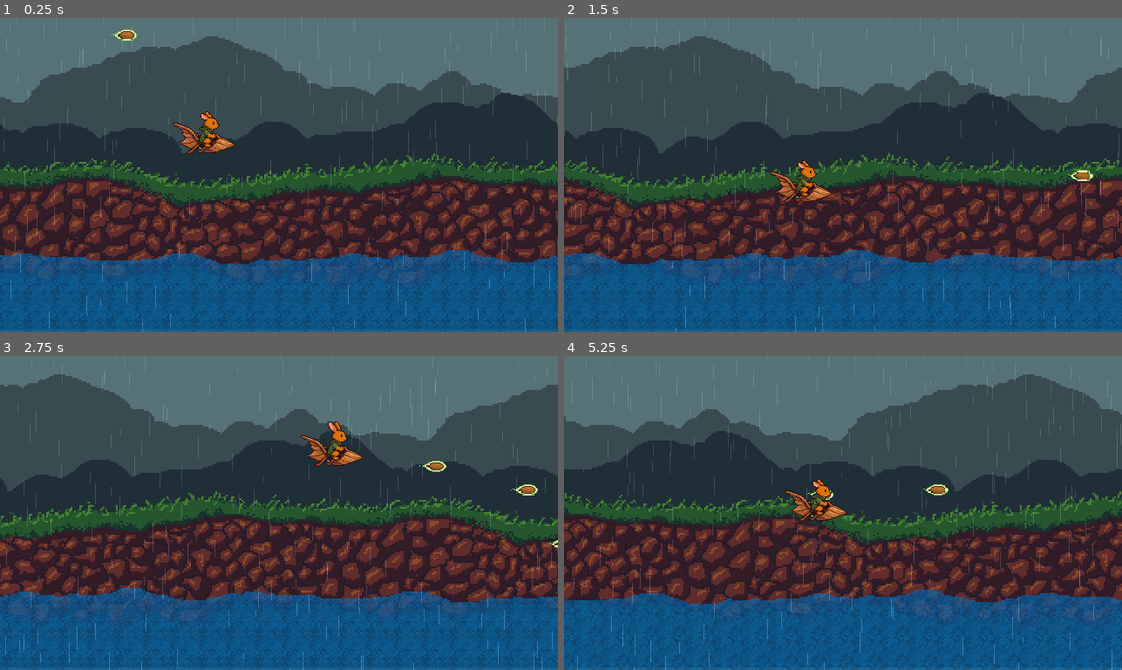
Above: before the commit, frames 1-4 (two rows, left to right).
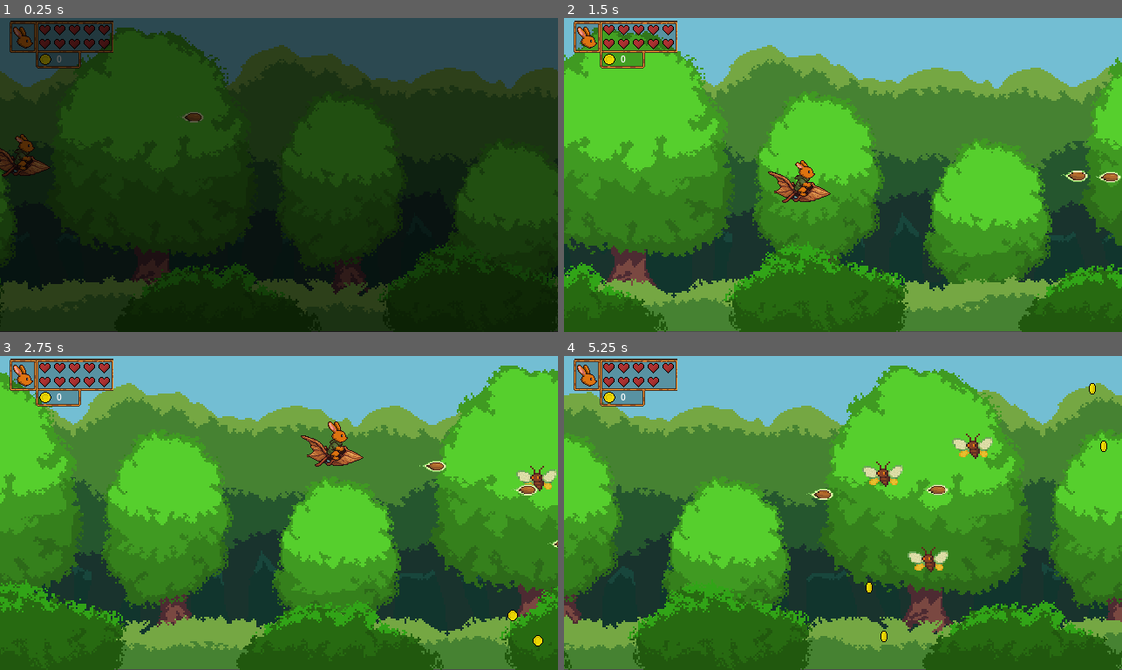
Above: after the commit, the same moments.

Repository: xrysen/skyburrower
Game: Godot game, scene res://Levels/Level 1/level1-2.tscn
Two runs of this game, one before a commit and one after it. Both use one fixed random seed, a clock stepped at 60 frames per second and the inputs below. Before the commit the project starts from res://Levels/Level 2/lvl2.tscn.
Inputs (mouse positions are in pixels of both pictures, inside the frame that each line leads up to):
- Up to frame 1 (0.25 s): no input
- Up to frame 2 (1.5 s): move the mouse to (965, 159) at 0.52 s; move the mouse to (731, 190) at 1.27 s
- Up to frame 3 (2.75 s): move the mouse to (334, 443) at 2.02 s
- Up to frame 4 (5.25 s): move the mouse to (815, 575) at 2.77 s; move the mouse to (1010, 560) at 3.52 s; move the mouse to (675, 465) at 4.27 s; move the mouse to (870, 513) at 5.02 s

The runs differ from the first frame. In frame 1, 99% of the frame differs, in the area x 0-100%, y 0-100%; in frame 2, 98%; in frame 3, 97%; in frame 4, 98%.

Commit message:
Adds levels, LevelManager, coin spawning based on luck

Diff:
--- /dev/null
+++ b/Effects/Fade.gd
@@ -0,0 +1,15 @@
+extends CanvasLayer
+
+@onready var fade_rect: ColorRect = $FadeRect
+
+func fade_in(duration: float = 1.0) -> void:
+	fade_rect.modulate.a = 1.0
+	var tween = get_tree().create_tween()
+	tween.tween_property(fade_rect, "modulate:a", 0.0, duration).set_trans(Tween.TRANS_SINE).set_ease(Tween.EASE_OUT)
+	await tween.finished
+
+func fade_out(duration: float = 1.0) -> void:
+	fade_rect.modulate.a = 0.0
+	var tween = get_tree().create_tween()
+	tween.tween_property(fade_rect, "modulate:a",1.0,duration).set_trans(Tween.TRANS_SINE).set_ease(Tween.EASE_IN)
+	await tween.finished
--- /dev/null
+++ b/Effects/fade.tscn
@@ -0,0 +1,17 @@
+[gd_scene load_steps=2 format=3 uid="uid://cy6nd1on2j8u3"]
+
+[ext_resource type="Script" uid="uid://kd7onpfvvuti" path="res://Effects/Fade.gd" id="1_udcu3"]
+
+[node name="Fade" type="CanvasLayer"]
+script = ExtResource("1_udcu3")
+
+[node name="FadeRect" type="ColorRect" parent="."]
+modulate = Color(1, 1, 1, 0)
+anchors_preset = 15
+anchor_right = 1.0
+anchor_bottom = 1.0
+offset_right = 640.0
+offset_bottom = 480.0
+grow_horizontal = 2
+grow_vertical = 2
+color = Color(0, 0, 0, 1)
--- a/Enemies/WaveSpawner.gd
+++ b/Enemies/WaveSpawner.gd
@@ -3,7 +3,8 @@
 @export var enemy_scene: PackedScene
 @export var on_death: PackedScene
 @export var coin_scene: PackedScene
-@export var enemies_per_wave: int = 5
+@export var min_enemies_per_wave: int = 1
+@export var max_enemies_per_wave: int = 5
 @export var time_between_spawns: float = 0.5
 @export var time_between_waves: float = 3.0
 @export var enemy_speed: float = 100.0
@@ -20,14 +21,15 @@
 func start_wave():
 	enemies_spawned = 0
 	current_wave +=1
-	spawn_enemies()
+	var enemies_this_wave = randi_range(min_enemies_per_wave, max_enemies_per_wave)
+	spawn_enemies(enemies_this_wave)
 
-func spawn_enemies():
-	if enemies_spawned < enemies_per_wave and current_wave <= max_waves:
+func spawn_enemies(enemies_this_wave: int):
+	if enemies_spawned < enemies_this_wave and current_wave <= max_waves:
 		spawn_enemy()
 		enemies_spawned += 1
 		await get_tree().create_timer(time_between_spawns).timeout
-		spawn_enemies()
+		spawn_enemies(enemies_this_wave)
 	else:
 		await get_tree().create_timer(time_between_waves).timeout
 		start_wave()
--- a/Global/Global.gd
+++ b/Global/Global.gd
@@ -6,6 +6,7 @@
 var max_health: int = 10
 var current_health: int = 10
 var magnet: float = 100.0
+var luck: int = 1
 
 signal coins_changed
 
--- /dev/null
+++ b/Levels/Level 1/level1-1.tscn
@@ -0,0 +1,71 @@
+[gd_scene load_steps=13 format=3 uid="uid://bjj0h3f0yd6xf"]
+
+[ext_resource type="PackedScene" uid="uid://c5rnf6hl14e7x" path="res://UI/ui.tscn" id="1_lpd3d"]
+[ext_resource type="Texture2D" uid="uid://bgnp0wq68m23m" path="res://Levels/Level 1/lvl1-1.png" id="1_rmpoc"]
+[ext_resource type="PackedScene" uid="uid://tueqctsn3mb" path="res://UI/Heart.tscn" id="2_1fkka"]
+[ext_resource type="Texture2D" uid="uid://du7dmqlwxkb6h" path="res://Levels/Level 1/lvl1-2.png" id="2_8m5c3"]
+[ext_resource type="Texture2D" uid="uid://btpcrwkg7o7wm" path="res://Levels/Level 1/lvl1-3.png" id="3_2s83g"]
+[ext_resource type="PackedScene" uid="uid://gq0sfv5pwpai" path="res://Meadow/meadow.tscn" id="4_43edm"]
+[ext_resource type="Script" uid="uid://1mfsxs6jl70f" path="res://Meadow/meadow.gd" id="5_6yn58"]
+[ext_resource type="PackedScene" uid="uid://bosdoytjikblh" path="res://Bullets/Seedshot/seedShot.tscn" id="6_lpd3d"]
+[ext_resource type="Texture2D" uid="uid://bdsw158ua1neg" path="res://Levels/Level 1/lvl1-4.png" id="7_1fkka"]
+[ext_resource type="PackedScene" uid="uid://bmkr0jvmfqa08" path="res://Enemies/WaveSpawner..tscn" id="8_43edm"]
+[ext_resource type="PackedScene" uid="uid://bot5qbpna53tr" path="res://Enemies/Flutternat/flutternat.tscn" id="9_6yn58"]
+[ext_resource type="PackedScene" uid="uid://bnpdixt7651ov" path="res://Items/Coins/SmallCoin/SmallCoin.tscn" id="10_lpd3d"]
+
+[node name="Level1-1" type="Node2D"]
+
+[node name="Ui" parent="." instance=ExtResource("1_lpd3d")]
+heart_scene = ExtResource("2_1fkka")
+player_path = NodePath("../Meadow")
+
+[node name="Parallax2D" type="Parallax2D" parent="."]
+scroll_offset = Vector2(-512, -27)
+repeat_size = Vector2(640, 0)
+autoscroll = Vector2(-70, 0)
+repeat_times = 100
+
+[node name="Sprite2D" type="Sprite2D" parent="Parallax2D"]
+position = Vector2(310, 206)
+texture = ExtResource("1_rmpoc")
+
+[node name="Parallax2D2" type="Parallax2D" parent="."]
+scroll_offset = Vector2(-640, 23)
+repeat_size = Vector2(640, 0)
+autoscroll = Vector2(-80, 0)
+repeat_times = 20
+
+[node name="Sprite2D" type="Sprite2D" parent="Parallax2D2"]
+position = Vector2(0, 161)
+scale = Vector2(1, 0.962)
+texture = ExtResource("2_8m5c3")
+
+[node name="Parallax2D3" type="Parallax2D" parent="."]
+scroll_offset = Vector2(-257, 179)
+repeat_size = Vector2(512, 0)
+autoscroll = Vector2(-100, 0)
+repeat_times = 15
+
+[node name="Sprite2D" type="Sprite2D" parent="Parallax2D3"]
+texture = ExtResource("3_2s83g")
+
+[node name="Meadow" parent="." instance=ExtResource("4_43edm")]
+position = Vector2(77, 95)
+script = ExtResource("5_6yn58")
+bullet_scene = ExtResource("6_lpd3d")
+
+[node name="Parallax2D4" type="Parallax2D" parent="."]
+scroll_offset = Vector2(-259, 180)
+repeat_size = Vector2(640, 0)
+autoscroll = Vector2(-200, 0)
+repeat_times = 15
+
+[node name="Sprite2D" type="Sprite2D" parent="Parallax2D4"]
+texture = ExtResource("7_1fkka")
+
+[node name="Flutternat Spawner" parent="." instance=ExtResource("8_43edm")]
+position = Vector2(-259, 180)
+enemy_scene = ExtResource("9_6yn58")
+coin_scene = ExtResource("10_lpd3d")
+time_between_waves = 5.0
+spawn_time_start = 2.0
--- /dev/null
+++ b/Levels/Level 1/level1-2.tscn
@@ -0,0 +1,99 @@
+[gd_scene load_steps=18 format=3 uid="uid://dq24g7ogri5vo"]
+
+[ext_resource type="Script" uid="uid://dp3nwfnw5t6w7" path="res://Levels/LevelManager.gd" id="1_7xosg"]
+[ext_resource type="Texture2D" uid="uid://bgnp0wq68m23m" path="res://Levels/Level 1/lvl1-1.png" id="1_45y3k"]
+[ext_resource type="PackedScene" uid="uid://c5rnf6hl14e7x" path="res://UI/ui.tscn" id="1_e6fwy"]
+[ext_resource type="PackedScene" uid="uid://tueqctsn3mb" path="res://UI/Heart.tscn" id="2_5n56v"]
+[ext_resource type="PackedScene" uid="uid://co52o3cd3up70" path="res://Enemies/Sporespinner/sporespinner.tscn" id="2_ahnte"]
+[ext_resource type="Texture2D" uid="uid://du7dmqlwxkb6h" path="res://Levels/Level 1/lvl1-2.png" id="2_uklw5"]
+[ext_resource type="Texture2D" uid="uid://btpcrwkg7o7wm" path="res://Levels/Level 1/lvl1-3.png" id="3_e6fwy"]
+[ext_resource type="PackedScene" uid="uid://cp7wuimtjxgmb" path="res://Enemies/Sporespinner/spore.tscn" id="3_pvhww"]
+[ext_resource type="PackedScene" uid="uid://gq0sfv5pwpai" path="res://Meadow/meadow.tscn" id="4_5n56v"]
+[ext_resource type="Script" uid="uid://1mfsxs6jl70f" path="res://Meadow/meadow.gd" id="5_ahnte"]
+[ext_resource type="PackedScene" uid="uid://bosdoytjikblh" path="res://Bullets/Seedshot/seedShot.tscn" id="6_pvhww"]
+[ext_resource type="Texture2D" uid="uid://bdsw158ua1neg" path="res://Levels/Level 1/lvl1-4.png" id="7_xv28k"]
+[ext_resource type="PackedScene" uid="uid://bmkr0jvmfqa08" path="res://Enemies/WaveSpawner..tscn" id="8_7xosg"]
+[ext_resource type="PackedScene" uid="uid://bot5qbpna53tr" path="res://Enemies/Flutternat/flutternat.tscn" id="9_npqo8"]
+[ext_resource type="PackedScene" uid="uid://bnpdixt7651ov" path="res://Items/Coins/SmallCoin/SmallCoin.tscn" id="10_cm7gk"]
+[ext_resource type="PackedScene" uid="uid://byvn2204ajf0" path="res://Enemies/Sapshell Beetle/sapshell.tscn" id="15_xv28k"]
+[ext_resource type="PackedScene" uid="uid://co7ml72e4y3dk" path="res://Items/Coins/BigCoin/BigCoin.tscn" id="16_7xosg"]
+
+[node name="Level1-2" type="Node2D"]
+script = ExtResource("1_7xosg")
+level_duration = 60.0
+
+[node name="Sporespinner Spawn" parent="." instance=ExtResource("8_7xosg")]
+position = Vector2(-516, 336)
+enemy_scene = ExtResource("2_ahnte")
+on_death = ExtResource("3_pvhww")
+coin_scene = ExtResource("10_cm7gk")
+max_enemies_per_wave = 3
+time_between_spawns = 5.0
+spawn_time_start = 10.0
+
+[node name="Ui" parent="." instance=ExtResource("1_e6fwy")]
+heart_scene = ExtResource("2_5n56v")
+player_path = NodePath("../Meadow")
+
+[node name="Parallax2D" type="Parallax2D" parent="."]
+scroll_offset = Vector2(-512, -27)
+repeat_size = Vector2(640, 0)
+autoscroll = Vector2(-70, 0)
+repeat_times = 100
+
+[node name="Sprite2D" type="Sprite2D" parent="Parallax2D"]
+position = Vector2(310, 206)
+texture = ExtResource("1_45y3k")
+
+[node name="Parallax2D2" type="Parallax2D" parent="."]
+scroll_offset = Vector2(-640, 23)
+repeat_size = Vector2(640, 0)
+autoscroll = Vector2(-80, 0)
+repeat_times = 20
+
+[node name="Sprite2D" type="Sprite2D" parent="Parallax2D2"]
+position = Vector2(0, 161)
+scale = Vector2(1, 0.962)
+texture = ExtResource("2_uklw5")
+
+[node name="Parallax2D3" type="Parallax2D" parent="."]
+scroll_offset = Vector2(-257, 179)
+repeat_size = Vector2(512, 0)
+autoscroll = Vector2(-100, 0)
+repeat_times = 15
+
+[node name="Sprite2D" type="Sprite2D" parent="Parallax2D3"]
+texture = ExtResource("3_e6fwy")
+
+[node name="Meadow" parent="." instance=ExtResource("4_5n56v")]
+position = Vector2(77, 95)
+script = ExtResource("5_ahnte")
+bullet_scene = ExtResource("6_pvhww")
+
+[node name="Parallax2D4" type="Parallax2D" parent="."]
+scroll_offset = Vector2(-259, 180)
+repeat_size = Vector2(640, 0)
+autoscroll = Vector2(-200, 0)
+repeat_times = 15
+
+[node name="Sprite2D" type="Sprite2D" parent="Parallax2D4"]
+texture = ExtResource("7_xv28k")
+
+[node name="Flutternat Spawner" parent="." instance=ExtResource("8_7xosg")]
+position = Vector2(-259, 180)
+enemy_scene = ExtResource("9_npqo8")
+coin_scene = ExtResource("10_cm7gk")
+min_enemies_per_wave = 3
+max_enemies_per_wave = 7
+time_between_waves = 5.0
+max_waves = 6
+spawn_time_start = 2.0
+
+[node name="Sapshell Spawner" parent="." instance=ExtResource("8_7xosg")]
+enemy_scene = ExtResource("15_xv28k")
+coin_scene = ExtResource("16_7xosg")
+max_enemies_per_wave = 2
+time_between_waves = 10.0
+enemy_speed = 50.0
+max_waves = 4
+spawn_time_start = 12.0
--- /dev/null
+++ b/Levels/Level 1/level1-3.tscn
@@ -0,0 +1,99 @@
+[gd_scene load_steps=17 format=3 uid="uid://cte0g6a4whguh"]
+
+[ext_resource type="PackedScene" uid="uid://bmkr0jvmfqa08" path="res://Enemies/WaveSpawner..tscn" id="1_kcba3"]
+[ext_resource type="PackedScene" uid="uid://co52o3cd3up70" path="res://Enemies/Sporespinner/sporespinner.tscn" id="2_uqxjk"]
+[ext_resource type="PackedScene" uid="uid://cp7wuimtjxgmb" path="res://Enemies/Sporespinner/spore.tscn" id="3_i4eu0"]
+[ext_resource type="PackedScene" uid="uid://bnpdixt7651ov" path="res://Items/Coins/SmallCoin/SmallCoin.tscn" id="4_4xi3u"]
+[ext_resource type="PackedScene" uid="uid://c5rnf6hl14e7x" path="res://UI/ui.tscn" id="5_iewqy"]
+[ext_resource type="PackedScene" uid="uid://tueqctsn3mb" path="res://UI/Heart.tscn" id="6_8oulw"]
+[ext_resource type="Texture2D" uid="uid://bgnp0wq68m23m" path="res://Levels/Level 1/lvl1-1.png" id="7_gsr83"]
+[ext_resource type="Texture2D" uid="uid://du7dmqlwxkb6h" path="res://Levels/Level 1/lvl1-2.png" id="8_yo8id"]
+[ext_resource type="Texture2D" uid="uid://btpcrwkg7o7wm" path="res://Levels/Level 1/lvl1-3.png" id="9_g2sow"]
+[ext_resource type="PackedScene" uid="uid://gq0sfv5pwpai" path="res://Meadow/meadow.tscn" id="10_pmhmy"]
+[ext_resource type="Script" uid="uid://1mfsxs6jl70f" path="res://Meadow/meadow.gd" id="11_o0ty3"]
+[ext_resource type="PackedScene" uid="uid://bosdoytjikblh" path="res://Bullets/Seedshot/seedShot.tscn" id="12_m47m6"]
+[ext_resource type="Texture2D" uid="uid://bdsw158ua1neg" path="res://Levels/Level 1/lvl1-4.png" id="13_d7fo5"]
+[ext_resource type="PackedScene" uid="uid://bot5qbpna53tr" path="res://Enemies/Flutternat/flutternat.tscn" id="14_t4jjr"]
+[ext_resource type="PackedScene" uid="uid://bn1cm1mf8h5jf" path="res://Enemies/Thistle Turret/ThistleTurret.tscn" id="15_i4eu0"]
+[ext_resource type="PackedScene" uid="uid://co7ml72e4y3dk" path="res://Items/Coins/BigCoin/BigCoin.tscn" id="16_4xi3u"]
+
+[node name="Level1-1" type="Node2D"]
+
+[node name="Sporespinner Spawn" parent="." instance=ExtResource("1_kcba3")]
+position = Vector2(-516, 336)
+enemy_scene = ExtResource("2_uqxjk")
+on_death = ExtResource("3_i4eu0")
+coin_scene = ExtResource("4_4xi3u")
+max_enemies_per_wave = 3
+time_between_spawns = 5.0
+spawn_time_start = 10.0
+
+[node name="Ui" parent="." instance=ExtResource("5_iewqy")]
+heart_scene = ExtResource("6_8oulw")
+player_path = NodePath("../Meadow")
+
+[node name="Parallax2D" type="Parallax2D" parent="."]
+scroll_offset = Vector2(-512, -27)
+repeat_size = Vector2(640, 0)
+autoscroll = Vector2(-70, 0)
+repeat_times = 100
+
+[node name="Sprite2D" type="Sprite2D" parent="Parallax2D"]
+position = Vector2(310, 206)
+texture = ExtResource("7_gsr83")
+
+[node name="Parallax2D2" type="Parallax2D" parent="."]
+scroll_offset = Vector2(-640, 23)
+repeat_size = Vector2(640, 0)
+autoscroll = Vector2(-80, 0)
+repeat_times = 20
+
+[node name="Sprite2D" type="Sprite2D" parent="Parallax2D2"]
+position = Vector2(0, 161)
+scale = Vector2(1, 0.962)
+texture = ExtResource("8_yo8id")
+
+[node name="Parallax2D3" type="Parallax2D" parent="."]
+scroll_offset = Vector2(-257, 179)
+repeat_size = Vector2(512, 0)
+autoscroll = Vector2(-100, 0)
+repeat_times = 15
+
+[node name="Sprite2D" type="Sprite2D" parent="Parallax2D3"]
+texture = ExtResource("9_g2sow")
+
+[node name="Meadow" parent="." instance=ExtResource("10_pmhmy")]
+position = Vector2(77, 95)
+script = ExtResource("11_o0ty3")
+bullet_scene = ExtResource("12_m47m6")
+
+[node name="Parallax2D4" type="Parallax2D" parent="."]
+scroll_offset = Vector2(-259, 180)
+repeat_size = Vector2(640, 0)
+autoscroll = Vector2(-200, 0)
+repeat_times = 15
+
+[node name="Sprite2D" type="Sprite2D" parent="Parallax2D4"]
+texture = ExtResource("13_d7fo5")
+
+[node name="Flutternat Spawner" parent="." instance=ExtResource("1_kcba3")]
+position = Vector2(-259, 180)
+enemy_scene = ExtResource("14_t4jjr")
+coin_scene = ExtResource("4_4xi3u")
+min_enemies_per_wave = 4
+max_enemies_per_wave = 8
+time_between_waves = 8.0
+max_waves = 8
+spawn_time_start = 2.0
+
+[node name="ThistleTurret" parent="." instance=ExtResource("15_i4eu0")]
+position = Vector2(374, 337)
+spawn_delay = 15.0
+player_path = NodePath("../Meadow")
+coin_scene = ExtResource("16_4xi3u")
+
+[node name="ThistleTurret2" parent="." instance=ExtResource("15_i4eu0")]
+position = Vector2(451, 337)
+spawn_delay = 30.0
+player_path = NodePath("../Meadow")
+coin_scene = ExtResource("16_4xi3u")
--- a/Levels/Level 2/lvl2.tscn
+++ b/Levels/Level 2/lvl2.tscn
@@ -80,7 +80,7 @@
 [node name="AnimatedSprite2D" type="AnimatedSprite2D" parent="Parallax2D4"]
 sprite_frames = SubResource("SpriteFrames_tqgb3")
 autoplay = "default"
-frame_progress = 0.811377
+frame_progress = 0.110599
 
 [node name="GPUParticles2D" parent="." instance=ExtResource("7_ky35d")]
 position = Vector2(345, 101)
--- /dev/null
+++ b/Levels/Level 3/lvl3.tscn
@@ -0,0 +1,55 @@
+[gd_scene load_steps=8 format=3 uid="uid://bc5gwl7842hro"]
+
+[ext_resource type="Texture2D" uid="uid://odbjja4fg7e3" path="res://Levels/Level 3/lay1.png" id="2_1p6rt"]
+[ext_resource type="Texture2D" uid="uid://s3brt440vgp0" path="res://Levels/Level 3/lay2.png" id="3_kia57"]
+[ext_resource type="Texture2D" uid="uid://k2ubp4dfifsa" path="res://Levels/Level 3/lay3.png" id="4_toadq"]
+[ext_resource type="PackedScene" uid="uid://gq0sfv5pwpai" path="res://Meadow/meadow.tscn" id="5_avnex"]
+[ext_resource type="Script" uid="uid://1mfsxs6jl70f" path="res://Meadow/meadow.gd" id="6_qgtx2"]
+[ext_resource type="Texture2D" uid="uid://bgc17gyk4pi13" path="res://Levels/Level 3/lay4.png" id="7_5slqt"]
+[ext_resource type="PackedScene" uid="uid://bosdoytjikblh" path="res://Bullets/Seedshot/seedShot.tscn" id="7_58g2t"]
+
+[node name="Lvl3" type="Node2D"]
+
+[node name="Parallax2D" type="Parallax2D" parent="."]
+scroll_offset = Vector2(-640, -27)
+repeat_size = Vector2(640, 0)
+autoscroll = Vector2(-70, 0)
+repeat_times = 100
+
+[node name="Sprite2D" type="Sprite2D" parent="Parallax2D"]
+position = Vector2(310, 206)
+texture = ExtResource("2_1p6rt")
+
+[node name="Parallax2D2" type="Parallax2D" parent="."]
+scroll_offset = Vector2(-640, 23)
+repeat_size = Vector2(640, 0)
+autoscroll = Vector2(-80, 0)
+repeat_times = 20
+
+[node name="Sprite2D" type="Sprite2D" parent="Parallax2D2"]
+position = Vector2(0, 161)
+scale = Vector2(1, 0.962)
+texture = ExtResource("3_kia57")
+
+[node name="Parallax2D3" type="Parallax2D" parent="."]
+scroll_offset = Vector2(-640, 179)
+repeat_size = Vector2(640, 0)
+autoscroll = Vector2(-100, 0)
+repeat_times = 15
+
+[node name="Sprite2D" type="Sprite2D" parent="Parallax2D3"]
+texture = ExtResource("4_toadq")
+
+[node name="Meadow" parent="." instance=ExtResource("5_avnex")]
+position = Vector2(0, 1)
+script = ExtResource("6_qgtx2")
+bullet_scene = ExtResource("7_58g2t")
+
+[node name="Parallax2D4" type="Parallax2D" parent="."]
+scroll_offset = Vector2(-640, 180)
+repeat_size = Vector2(640, 0)
+autoscroll = Vector2(-150, 0)
+repeat_times = 15
+
+[node name="Sprite2D" type="Sprite2D" parent="Parallax2D4"]
+texture = ExtResource("7_5slqt")
--- /dev/null
+++ b/Levels/LevelManager.gd
@@ -0,0 +1,73 @@
+extends Node  # or Node2D or Control
+
+@export var level_duration: float = 30.0
+@export var end_delay: float = 1.5
+signal level_ended
+
+var fade := preload("res://Effects/fade.tscn").instantiate()
+var big_coin_scene := preload("res://Items/Coins/BigCoin/BigCoin.tscn")
+var small_coin_scene := preload("res://Items/Coins/SmallCoin/SmallCoin.tscn")
+@export var coin_spawn_interval_range: Vector2 = Vector2(1.5, 4.0)
+
+var spawning_coins = true
+
+func _ready():
+	var screen_size = get_viewport().get_visible_rect().size
+	var new_mouse_pos = Vector2(0, screen_size.y/2)
+	Input.warp_mouse(new_mouse_pos)
+	start_level_timer()
+	add_child(fade)
+	spawn_coins_loop()
+	fade.fade_in()
+
+func start_level_timer() -> void:
+	await create_timer(level_duration).timeout
+	await create_timer(end_delay).timeout
+	end_level()
+
+func create_timer(time: float) -> Timer:
+	var timer = Timer.new()
+	timer.one_shot = true
+	timer.wait_time = time
+	add_child(timer)
+	timer.start()
+	return timer
+
+func end_level():
+	fade.fade_out(1.5)
+	spawning_coins = false
+	emit_signal("level_ended")
+
+func spawn_coins_loop() -> void:
+	while spawning_coins:
+		var interval = randf_range(coin_spawn_interval_range.x, coin_spawn_interval_range.y)
+		await get_tree().create_timer(interval).timeout
+
+		spawn_random_coins()
+
+func spawn_random_coins():
+	var raw_luck = clamp(Global.luck, 1.0, 10.0)
+	var luck = (raw_luck - 1.0) / 9.0  # normalize to 0.0–1.0
+
+	# Scale base coin count: 2–7 coins at min luck to high luck
+	var min_coins = int(lerp(2, 10, luck))  # or whatever range you prefer
+	var max_coins = int(lerp(4, 20, luck))
+
+	var coin_count = randi_range(min_coins, max_coins)
+
+	var screen_rect = get_viewport().get_visible_rect()
+	var screen_top = screen_rect.position.y
+	var screen_bottom = screen_rect.position.y + screen_rect.size.y
+	var screen_right = screen_rect.position.x + screen_rect.size.x
+
+	for i in coin_count:
+		var y = randf_range(screen_top + 30, screen_bottom - 30) + randf_range(-10, 10)
+		var x = screen_right + randf_range(30, 80)
+
+		var spawn_pos = Vector2(x, y)
+
+		var is_big = randf() < pow(luck, 1.2) * 0.6  # chance of big coin increases with luck
+		var coin_scene = big_coin_scene if is_big else small_coin_scene
+		var coin = coin_scene.instantiate()
+		coin.global_position = spawn_pos
+		add_child(coin)
--- a/project.godot
+++ b/project.godot
@@ -11,7 +11,7 @@
 [application]
 
 config/name="Skyburrower"
-run/main_scene="uid://baq21irju2ias"
+run/main_scene="uid://dq24g7ogri5vo"
 config/features=PackedStringArray("4.4", "Forward Plus")
 config/icon="res://icon.svg"
 
--- a/test.tscn
+++ b/test.tscn
@@ -71,7 +71,6 @@
 [node name="Flutternat Spawner" parent="." instance=ExtResource("10_00tp4")]
 enemy_scene = ExtResource("8_ehkex")
 coin_scene = ExtResource("12_mhym6")
-enemies_per_wave = 3
 max_waves = 8
 spawn_time_start = 2.0
 
@@ -80,7 +79,6 @@
 enemy_scene = ExtResource("12_5tkv4")
 on_death = ExtResource("13_0m0f1")
 coin_scene = ExtResource("12_mhym6")
-enemies_per_wave = 1
 time_between_spawns = 0.2
 max_waves = 6
 spawn_time_start = 15.0
@@ -106,7 +104,6 @@
 [node name="Sapshell Spawner" parent="." instance=ExtResource("10_00tp4")]
 enemy_scene = ExtResource("17_uty7l")
 coin_scene = ExtResource("16_a3se8")
-enemies_per_wave = 2
 enemy_speed = 50.0
 max_waves = 2
 spawn_time_start = 20.0
Not shown, added: Effects/Fade.gd.uid
Binary file changed: Levels/Level 2/level2.aseprite
Binary file added: Levels/Level 3/lay1.png
Not shown, added: Levels/Level 3/lay1.png.import
Binary file added: Levels/Level 3/lay2.png
Not shown, added: Levels/Level 3/lay2.png.import
Binary file added: Levels/Level 3/lay3.png
Not shown, added: Levels/Level 3/lay3.png.import
Binary file added: Levels/Level 3/lay4.png
Not shown, added: Levels/Level 3/lay4.png.import
Binary file added: Levels/Level 3/lvl3-2.aseprite
Binary file added: Levels/Level 3/lvl3.aseprite
(and 1 more such lines)
